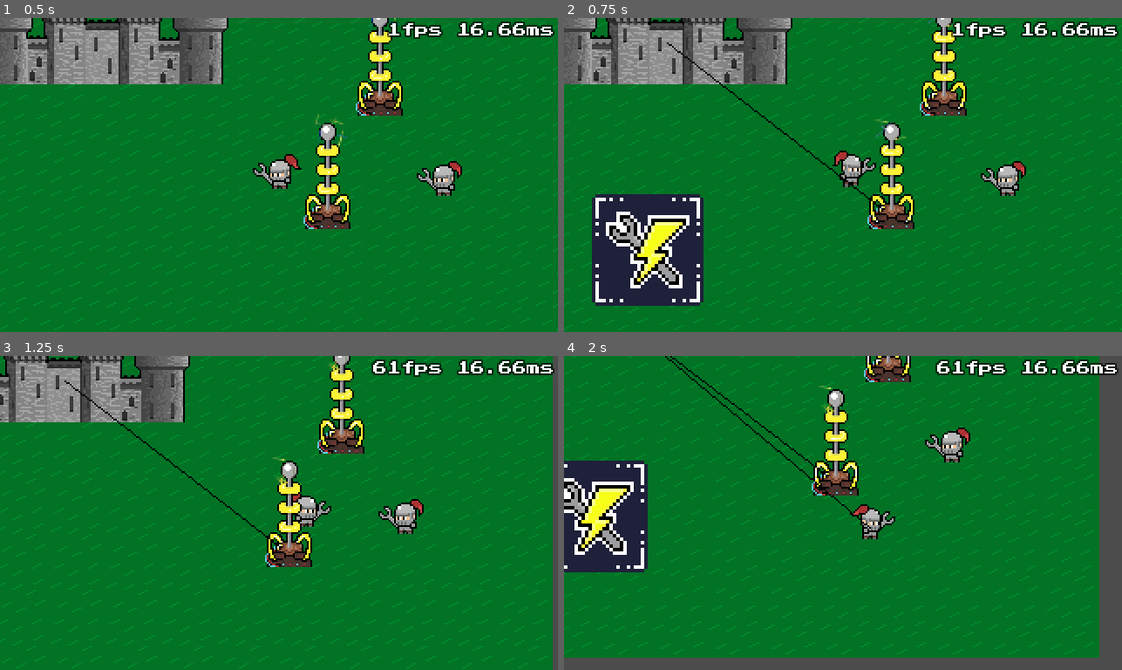
Above: before the commit, frames 1-4 (two rows, left to right).
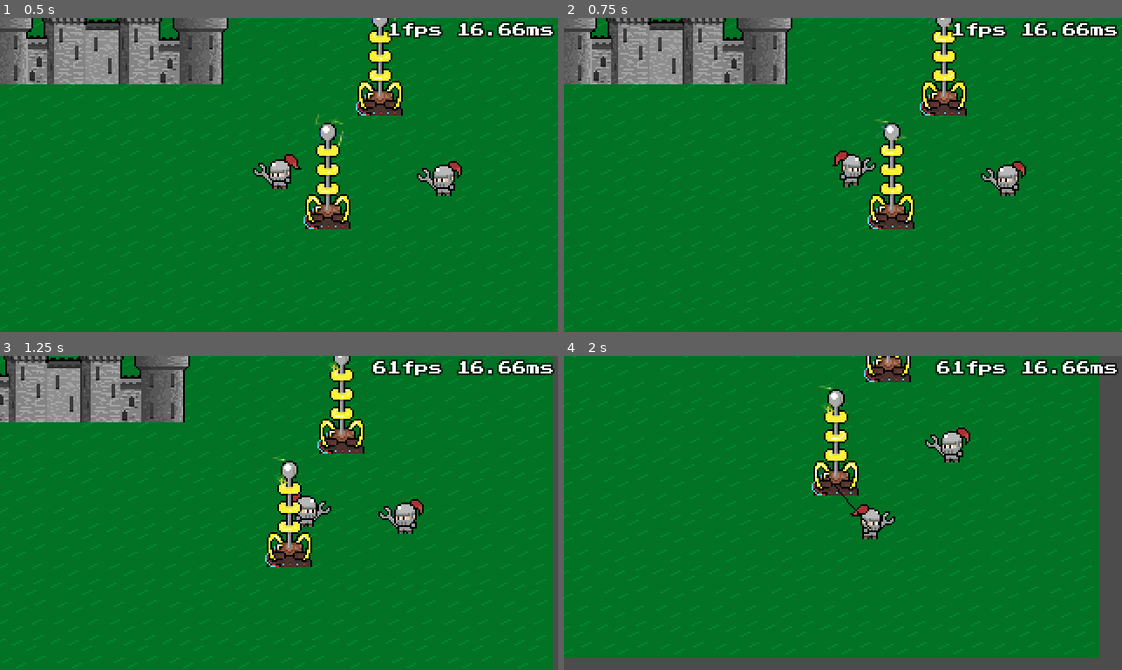
Above: after the commit, the same moments.

Repository: GreenDjango/GMTK2021
Game: Godot game, scene res://src/scenes/Game.tscn
Two runs of this game, one before a commit and one after it. Both use one fixed random seed, a clock stepped at 60 frames per second and the inputs below.
Inputs:
- Up to frame 1 (0.5 s): no input
- Up to frame 2 (0.75 s): tap Enter (ui_accept) at 0.5 s; hold Right (right) from 0.53 s (still down); hold Enter (ui_accept) from 0.53 s (still down)
- Up to frame 3 (1.25 s): keep holding Right (right); keep holding Enter (ui_accept)
- Up to frame 4 (2 s): release Right (right) at 1.28 s; release Enter (ui_accept) at 1.28 s; hold Down (down) from 1.28 s (still down); tap Enter (ui_accept) at 1.35, 1.52, 1.82 s

Frame 1 is identical in both runs. In frame 2, 7.3% of the frame differs, in the area x 5-57%, y 7-92%; in frame 3, 0.2%; in frame 4, 5.7%.
Error after the commit: Division By Zero in operator '/'. (res://src/scripts/Game.gd:83)

Commit message:
ADD: display cut action

Diff:
--- a/src/nodes/Castle.tscn
+++ b/src/nodes/Castle.tscn
@@ -1,20 +1,50 @@
-[gd_scene load_steps=3 format=2]
+[gd_scene load_steps=4 format=2]
 
 [ext_resource path="res://assets/sprites/castle.png" type="Texture" id=1]
+
+[sub_resource type="CapsuleShape2D" id=2]
+radius = 34.8373
+height = 105.409
 
 [sub_resource type="RectangleShape2D" id=1]
 extents = Vector2( 69, 12 )
 
-[node name="Castle" type="StaticBody2D"]
+[node name="Castle" type="StaticBody2D" groups=[
+"castle",
+"tower",
+]]
 __meta__ = {
 "_edit_lock_": true
 }
+
+[node name="ActionArea" type="Area2D" parent="."]
+__meta__ = {
+"_edit_group_": true,
+"_edit_lock_": true
+}
+
+[node name="CollisionShape2D" type="CollisionShape2D" parent="ActionArea"]
+rotation = 1.5708
+shape = SubResource( 2 )
 
 [node name="Sprite" type="Sprite" parent="."]
 position = Vector2( 72, 17 )
 texture = ExtResource( 1 )
 offset = Vector2( -72, -25 )
+__meta__ = {
+"_edit_lock_": true
+}
 
 [node name="CollisionShape2D" type="CollisionShape2D" parent="."]
 position = Vector2( 0, 12 )
 shape = SubResource( 1 )
+__meta__ = {
+"_edit_lock_": true
+}
+
+[node name="CableFix" type="Position2D" parent="."]
+position = Vector2( -4, 2 )
+__meta__ = {
+"_edit_lock_": true,
+"_gizmo_extents_": 5.0
+}
--- a/src/nodes/Tower.tscn
+++ b/src/nodes/Tower.tscn
@@ -8,82 +8,88 @@
 radius = 15.122
 height = 14.256
 
-[sub_resource type="AtlasTexture" id=12]
+[sub_resource type="AtlasTexture" id=2]
 atlas = ExtResource( 1 )
 region = Rect2( 0, 0, 32, 64 )
 
-[sub_resource type="AtlasTexture" id=13]
+[sub_resource type="AtlasTexture" id=3]
 atlas = ExtResource( 1 )
 region = Rect2( 32, 0, 32, 64 )
 
-[sub_resource type="AtlasTexture" id=14]
+[sub_resource type="AtlasTexture" id=4]
 atlas = ExtResource( 1 )
 region = Rect2( 64, 0, 32, 64 )
 
-[sub_resource type="AtlasTexture" id=15]
+[sub_resource type="AtlasTexture" id=5]
 atlas = ExtResource( 1 )
 region = Rect2( 96, 0, 32, 64 )
 
-[sub_resource type="AtlasTexture" id=16]
+[sub_resource type="AtlasTexture" id=6]
 atlas = ExtResource( 1 )
 region = Rect2( 128, 0, 32, 64 )
 
-[sub_resource type="SpriteFrames" id=3]
+[sub_resource type="SpriteFrames" id=7]
 animations = [ {
-"frames": [ SubResource( 12 ), SubResource( 13 ), SubResource( 14 ), SubResource( 15 ), SubResource( 16 ) ],
+"frames": [ SubResource( 2 ), SubResource( 3 ), SubResource( 4 ), SubResource( 5 ), SubResource( 6 ) ],
 "loop": true,
 "name": "default",
 "speed": 6.0
 } ]
 
-[sub_resource type="AtlasTexture" id=4]
+[sub_resource type="AtlasTexture" id=8]
 atlas = ExtResource( 3 )
 region = Rect2( 0, 0, 28, 50 )
 
-[sub_resource type="AtlasTexture" id=5]
+[sub_resource type="AtlasTexture" id=9]
 atlas = ExtResource( 3 )
 region = Rect2( 0, 50, 28, 50 )
 
-[sub_resource type="AtlasTexture" id=6]
+[sub_resource type="AtlasTexture" id=10]
 atlas = ExtResource( 3 )
 region = Rect2( 0, 100, 28, 50 )
 
-[sub_resource type="AtlasTexture" id=7]
+[sub_resource type="AtlasTexture" id=11]
 atlas = ExtResource( 3 )
 region = Rect2( 0, 150, 28, 50 )
 
-[sub_resource type="AtlasTexture" id=8]
+[sub_resource type="AtlasTexture" id=12]
 atlas = ExtResource( 3 )
 region = Rect2( 0, 200, 28, 50 )
 
-[sub_resource type="AtlasTexture" id=9]
+[sub_resource type="AtlasTexture" id=13]
 atlas = ExtResource( 3 )
 region = Rect2( 0, 250, 28, 50 )
 
-[sub_resource type="AtlasTexture" id=10]
+[sub_resource type="AtlasTexture" id=14]
 atlas = ExtResource( 3 )
 region = Rect2( 0, 300, 28, 50 )
 
-[sub_resource type="SpriteFrames" id=11]
+[sub_resource type="SpriteFrames" id=15]
 animations = [ {
-"frames": [ SubResource( 4 ), SubResource( 5 ), SubResource( 6 ), SubResource( 7 ), SubResource( 8 ), SubResource( 9 ), SubResource( 10 ) ],
+"frames": [ SubResource( 8 ), SubResource( 9 ), SubResource( 10 ), SubResource( 11 ), SubResource( 12 ), SubResource( 13 ), SubResource( 14 ) ],
 "loop": true,
 "name": "default",
 "speed": 10.0
 } ]
 
-[node name="Tower" type="Area2D" groups=[
+[node name="Tower" type="Node2D" groups=[
 "tower",
 ]]
 script = ExtResource( 2 )
 
-[node name="CollisionShape2D" type="CollisionShape2D" parent="."]
+[node name="ActionArea" type="Area2D" parent="."]
+__meta__ = {
+"_edit_group_": true,
+"_edit_lock_": true
+}
+
+[node name="CollisionShape2D" type="CollisionShape2D" parent="ActionArea"]
 position = Vector2( 0, 5 )
 rotation = 1.5708
 shape = SubResource( 1 )
 
 [node name="AnimatedSprite" type="AnimatedSprite" parent="."]
-frames = SubResource( 3 )
+frames = SubResource( 7 )
 offset = Vector2( 0, -17 )
 __meta__ = {
 "_edit_lock_": true
--- a/src/scenes/Game.tscn
+++ b/src/scenes/Game.tscn
@@ -10,7 +10,10 @@
 [ext_resource path="res://assets/fonts/PressStart2P-vaV7.ttf" type="DynamicFontData" id=8]
 [ext_resource path="res://src/nodes/Cable.tscn" type="PackedScene" id=9]
 [ext_resource path="res://src/nodes/Tower.tscn" type="PackedScene" id=10]
-[ext_resource path="res://assets/icon.png" type="Texture" id=11]
+
+[sub_resource type="DynamicFont" id=2]
+size = 8
+font_data = ExtResource( 8 )
 
 [sub_resource type="DynamicFont" id=1]
 size = 8
@@ -83,10 +86,18 @@
 
 [node name="Cables" type="Node2D" parent="."]
 
-[node name="Sprite" type="Sprite" parent="."]
-position = Vector2( 28.7777, 111.636 )
-texture = ExtResource( 11 )
-centered = false
+[node name="Message" type="Label" parent="."]
+anchor_left = 0.5
+anchor_top = 0.5
+anchor_right = 0.5
+anchor_bottom = 0.5
+margin_right = 8.0
+margin_bottom = 8.0
+custom_fonts/font = SubResource( 2 )
+text = "a"
+__meta__ = {
+"_edit_use_anchors_": false
+}
 
 [node name="CanvasLayer" type="CanvasLayer" parent="."]
 
--- a/src/scripts/Cable.gd
+++ b/src/scripts/Cable.gd
@@ -5,6 +5,9 @@
 var from := Vector2() setget setFrom, getFrom
 var to := Vector2() setget setTo, getTo
 var target : Node2D = null
+
+var ref_in : Node2D = null
+var ref_out : Node2D = null
 
 func _process(_delat : float):
 	if visible && target:
--- a/src/scripts/Game.gd
+++ b/src/scripts/Game.gd
@@ -19,23 +19,29 @@
 		$CanvasLayer/DebugLabel.text = str(fps) + "fps " + str(process_time).pad_decimals(2) + "ms"
 	var find_cable := false
 	for cable in cables.get_children():
-		if is_under_cable(cable.from, cable.to, player.action_shape):
+		var section = is_under_cable(cable.from, cable.to, player.action_shape)
+		if section:
+			$Message.text = 'Cut'
+			$Message.rect_position = player.global_position - $Message.rect_size / 2
+			$Message.visible = true
 			find_cable = true
-	$Sprite.visible = find_cable
+			break
+	if !find_cable:
+		$Message.visible = false
+	# $Sprite.visible = find_cable
 
 func _input(event : InputEvent):
 	if event.is_action_pressed("ui_accept"):
 		var nearbyTowers : Array = player.get_nearby_towers()
-		if player.is_grab && nearbyTowers.size():
-			if nearbyTowers.size():
-				var tower : Tower = nearbyTowers[0]
-				var new_cable : Cable = cable_scene.instance()
-				cables.add_child(new_cable)
-				new_cable.from = castle.global_position
-				new_cable.to = tower.get_node("CableFix").global_position
-				release_cable()
-		else:
-			grab_cable(castle.global_position)
+		var tower : Node2D = nearbyTowers.pop_back()
+		if player.is_grab && tower:
+			var new_cable : Cable = cable_scene.instance()
+			cables.add_child(new_cable)
+			new_cable.from = main_cable.from
+			new_cable.to = tower.get_node("CableFix").global_position
+			release_cable()
+		elif !player.is_grab && tower:
+			grab_cable(tower.get_node("CableFix").global_position)
 
 func release_cable():
 	main_cable.visible = false
@@ -52,7 +58,7 @@
 	main_cable.to = to
 
 func is_under_cable(cable_start : Vector2, cable_end : Vector2, player_area : CollisionShape2D) -> bool:
-		#     A: circle
+	#      A: circle
 	#      /      |
 	#     /       |
 	#    /        |
--- a/src/scripts/Player.gd
+++ b/src/scripts/Player.gd
@@ -7,7 +7,7 @@
 const acceleration_step := 0.04
 const friction := 6.0
 onready var player_sprite := $Sprite
-onready var action_area := $ActionArea
+onready var action_area : Area2D = $ActionArea
 onready var action_shape := $ActionArea/CollisionShape2D
 
 func _ready():
@@ -52,10 +52,20 @@
 	# warning-ignore:return_value_discarded
 	move_and_slide(velocity)
 
+func get_nearby_castles() -> Array:
+	var areas = action_area.get_overlapping_areas()
+	var castles = []
+	for area in areas:
+		var area_parent = area.get_parent()
+		if area_parent && area_parent.is_in_group('castle'):
+			castles.push_back(area_parent)
+	return castles
+
 func get_nearby_towers() -> Array:
 	var areas = action_area.get_overlapping_areas()
 	var towers = []
 	for area in areas:
-		if area.is_in_group('tower'):
-			towers.push_back(area)
+		var area_parent = area.get_parent()
+		if area_parent && area_parent.is_in_group('tower'):
+			towers.push_back(area_parent)
 	return towers
Not shown: 2 places in src/nodes/Player.tscn that only renumber resources
Not shown: 1 places in src/nodes/Tower.tscn that only renumber resources
